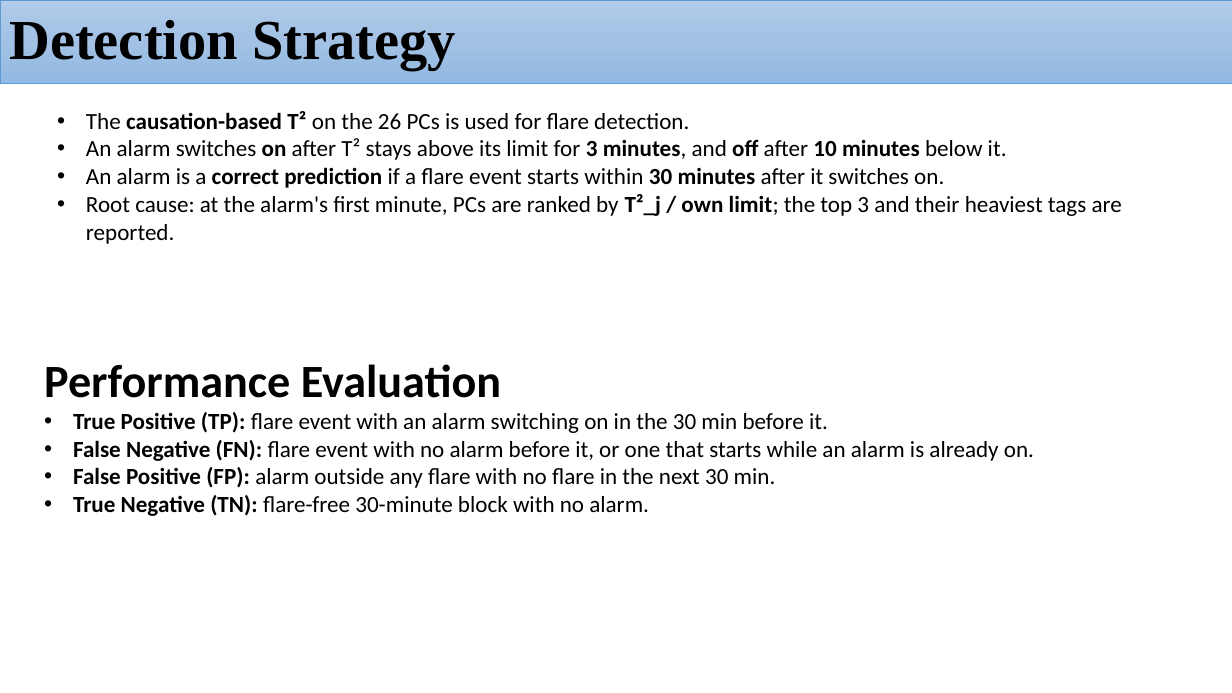
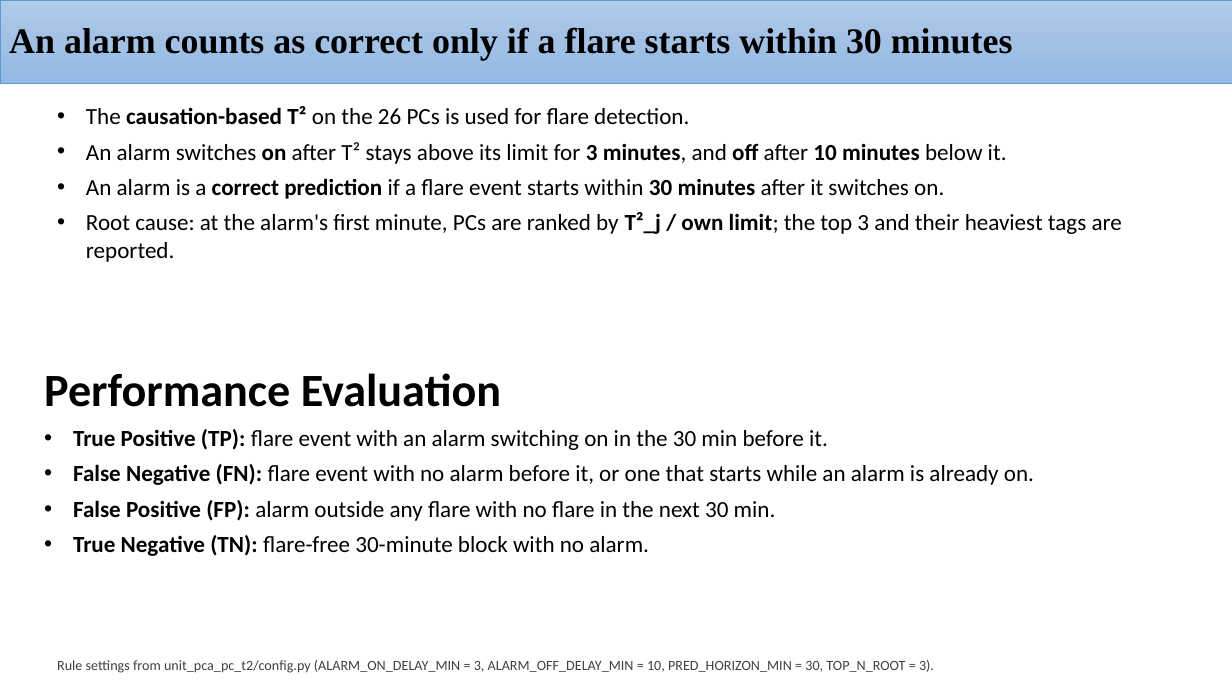
Before and after one commit to H-N-Chavda/Root-Cause-Detection, a slide deck: slide 14 of presentations/week10/HPCL Project_05112026_flare_RCA.pptx (slide 13 before the commit). Drawn at 1232x693 pixels with LibreOffice and Linux fonts; fonts in the diff are those of the drawing. Boxes give left, top, right and bottom in pixels: in the first picture for what was removed or moved away, otherwise in the second. Text is boxed around its words. In the diff, an @@ line names an element or a change of style, - is before the commit and + after.

```diff
--- a/presentations/week10/HPCL Project_05112026_flare_RCA.pptx
+++ b/presentations/week10/HPCL Project_05112026_flare_RCA.pptx
@@ title at [9,27,1013,60]: text changed; size 44 to 28 pt @@
-Detection Strategy
+An alarm counts as correct only if a flare starts within 30 minutes
@@ text "The causation-based T² on the ..." at [86,106,1122,262]: more space between paragraphs @@
@@ text "Performance Evaluation" at [44,373,1034,556]: more space between paragraphs @@
@@ text "Performance Evaluation": place and size @@
-text "Performance Evaluation" at [44,364,1034,516]
+text "Performance Evaluation" at [44,373,1034,556]
@@ text added at [57,660,934,673], 11 pt, text #404040 @@
+Rule settings from unit_pca_pc_t2/config.py (ALARM_ON_DELAY_MIN = 3, ALARM_OFF_DELAY_MIN = 10, PRED_HORIZON_MIN = 30, TOP_N_ROOT = 3).
```
Also in this commit, not shown: 20 other slides changed, 2 slides added, 1 slide removed, 3 other files.
